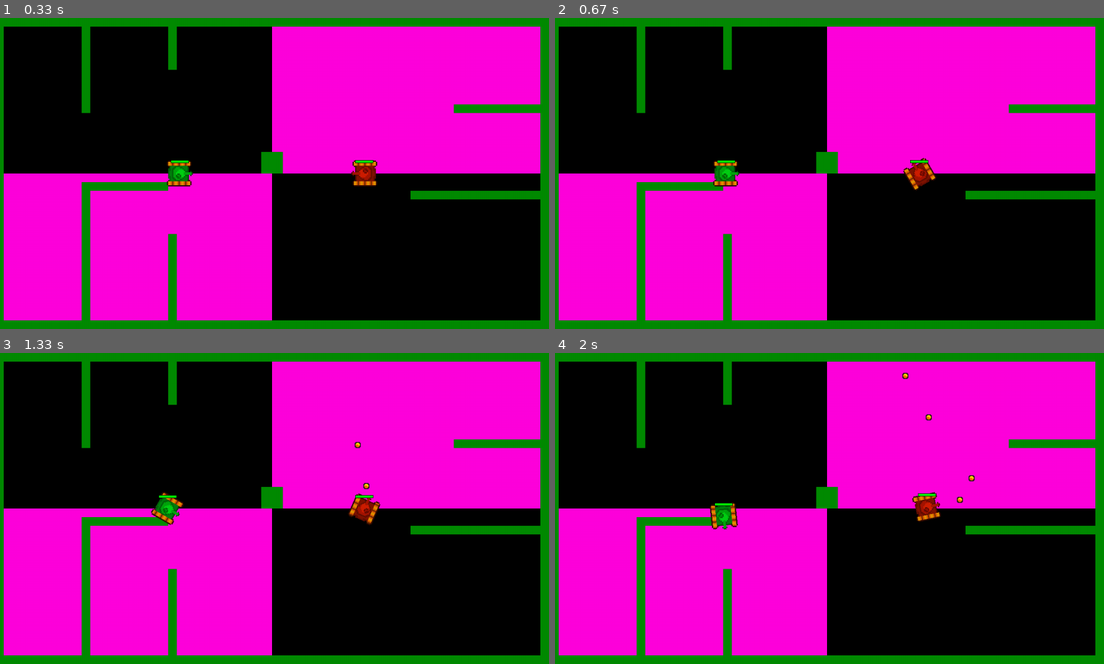
Above: before the commit, frames 1-4 (two rows, left to right).
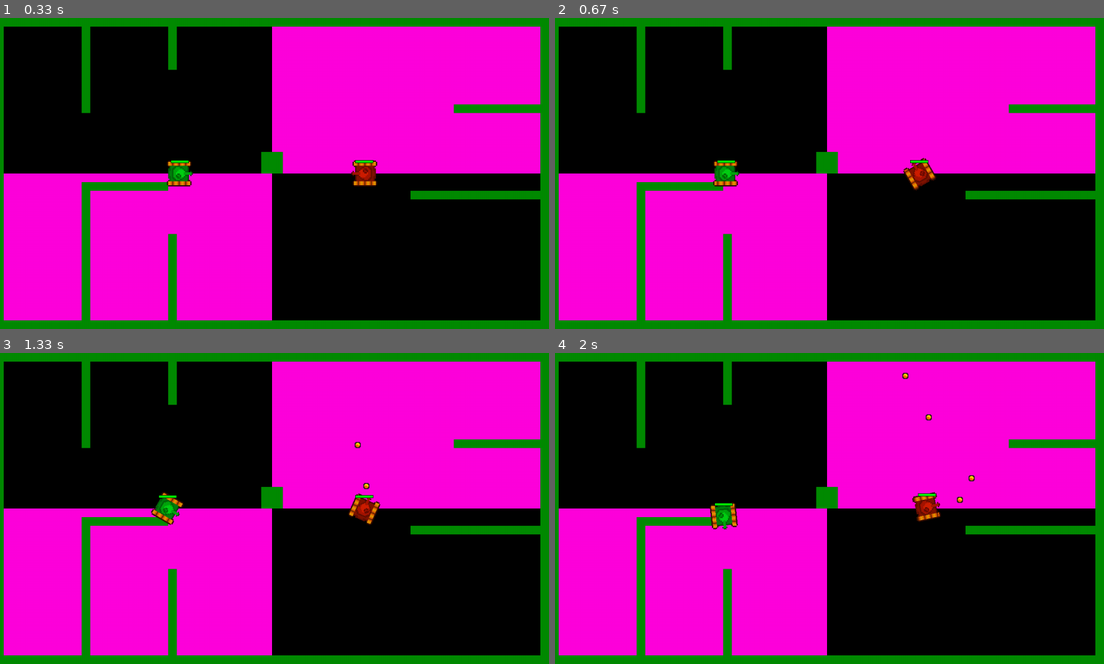
Above: after the commit, the same moments.

Repository: jessie-leal/TankGame
Game: pygame game, started from main.py
Two runs of this game, one before a commit and one after it. Both use one fixed random seed, a clock stepped at 60 frames per second and the inputs below.
Inputs:
- Up to frame 1 (0.33 s): no input
- Up to frame 2 (0.67 s): hold S from 0.33 s (still down); hold Right from 0.33 s (still down)
- Up to frame 3 (1.33 s): release S at 0.8 s; release Right at 0.8 s; tap Right Ctrl at 0.83, 1.23 s; hold Right from 1.17 s (still down); hold D from 1.17 s (still down)
- Up to frame 4 (2 s): tap Right Ctrl at 1.53, 1.73 s; release Right at 1.63 s; release D at 1.63 s; hold Up 1.67-1.97 s; hold W 1.67-1.97 s

Frame 1 is identical in both runs. In frame 2, 0.1% of the frame differs, in the area x 29-70%, y 45-56%; in frame 3, 0.2%; in frame 4, 0.2%, in the area x 28-71%, y 46-57%.

Commit message:
attempt fix bullet collission

Diff:
--- a/CONSTANTS.py
+++ b/CONSTANTS.py
@@ -4,7 +4,7 @@
 SCREEN_WIDTH = 1280
 SCREEN_HEIGHT = 720
 SCREEN_RES = (SCREEN_WIDTH, SCREEN_HEIGHT)
-SCREEN_FPS = 60 #Also controls the speed of the game. 60FPS as base
+SCREEN_FPS = 120 #Also controls the speed of the game. 60FPS as base
 
 #Player Settings
 PLAYER_WIDTH = 40
@@ -23,7 +23,7 @@
 BULLET_SIZE = (BULLET_WIDTH, BULLET_WIDTH)
 BULLET_SPEED = 4*(60/SCREEN_FPS)
 BULLET_DECELERATION = 0.00
-BULLET_LIFESPAN = 200
+BULLET_LIFESPAN = 200 * (SCREEN_FPS/60)
 
 #Debug
 DEBUG = False
--- a/entities.py
+++ b/entities.py
@@ -82,8 +82,8 @@
     def move(self, keys):
         current_coords = (self.x, self.y)
         if keys[self.controls["BACK"]]:
-            self.x -= math.cos(math.radians(self.angle))
-            self.y -= math.sin(math.radians(self.angle))
+            self.x -= math.cos(math.radians(self.angle)) * PLAYER_SPEED
+            self.y -= math.sin(math.radians(self.angle)) * PLAYER_SPEED
             self.texture.reverse = True
             self.texture.update()
         if keys[self.controls["FORWARD"]]:
@@ -157,8 +157,8 @@
         self.lifespan -= 1
         self.speed *= 1 - BULLET_DECELERATION
         #Fade out
-        if self.lifespan < 20:
-            self.texture.set_alpha(self.lifespan * 10)
+        if self.lifespan <= BULLET_LIFESPAN * 0.1:
+            self.texture.set_alpha((self.lifespan / (BULLET_LIFESPAN * 0.1) * 255))
         #Bounce
         collidedObject = self.rect.collideobjects(collision_list)
         if(collidedObject != None):
@@ -170,6 +170,14 @@
             if collidedObject.collidepoint(self.rect.topleft) and collidedObject.collidepoint(self.rect.bottomright):
                 self.delete_self()
 
+        temp_rect = self.rect.copy()
+        temp_rect.center = (self.x, self.y)
+        if collidedObject != None:
+            if collidedObject.colliderect(temp_rect):
+                self.x += math.cos(self.angle) * self.speed
+                self.y += math.sin(self.angle) * self.speed
+        self.rect.center = (self.x, self.y)
+
         #Delete bullet if out of bounds or lifespan is 0
         if self.x > SCREEN_WIDTH + 10 or self.x < -10 or self.y > SCREEN_HEIGHT + 10 or self.y < -10 or self.lifespan <= 0:
             self.delete_self()
--- a/event_handler.py
+++ b/event_handler.py
@@ -36,7 +36,6 @@
                             bullet.lifespan = 0
                             player.getHit()
 
-
     def update_screen(self):
         for player in list_players:
             # Rotate image but not rect
